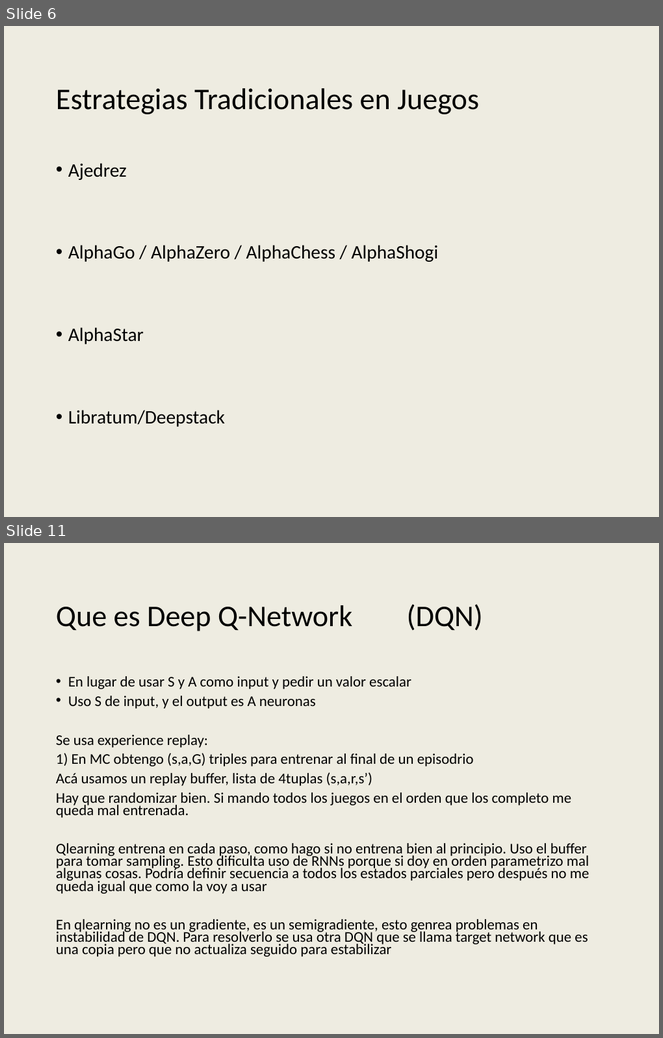
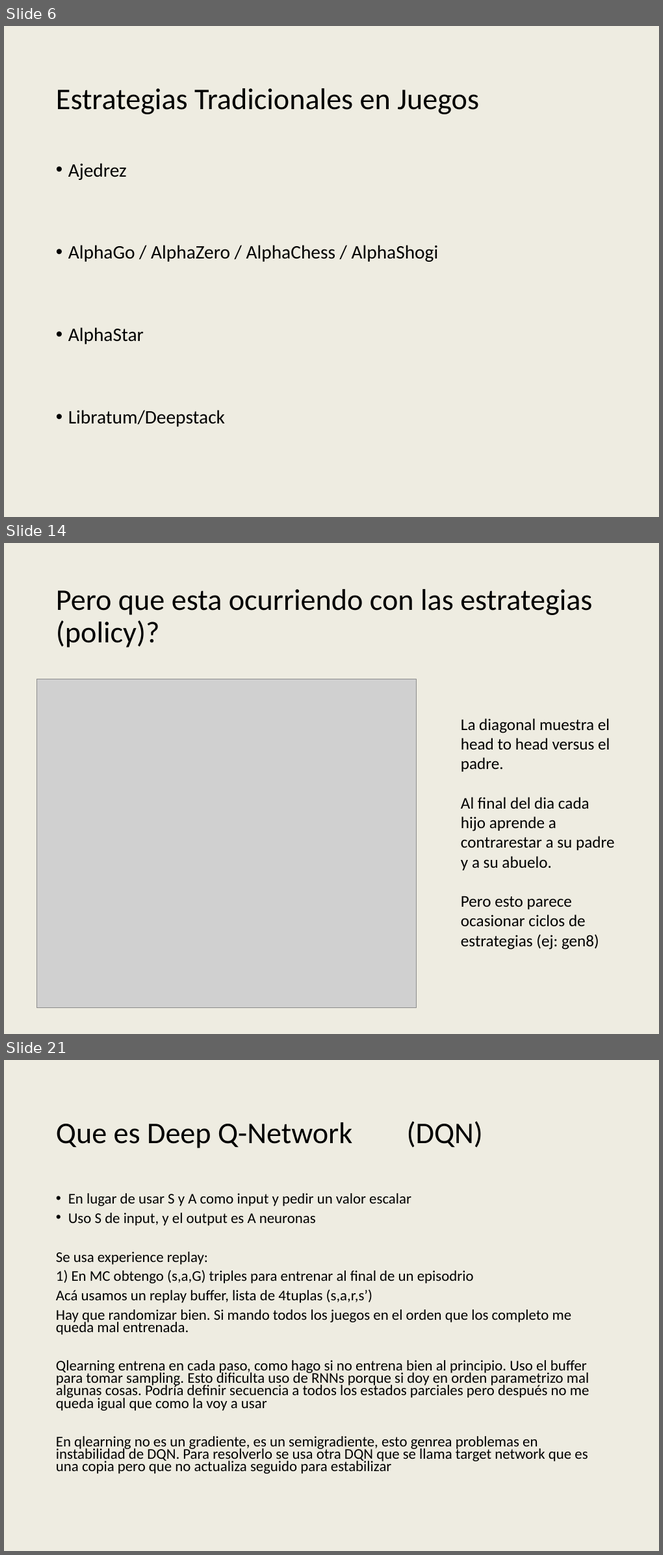
Before and after one commit to AbrojoROU/Truco_DQN, a slide deck: Proyecto IA Digital House v4.pptx. Shown one above the other, each under a label of ours: slides 6 and 11 before the commit, slides 6, 14 and 21 after it; the slides between them are not shown. The pictures are 663x1038 and 663x1555 pixels, drawn with LibreOffice and Linux fonts; fonts in the diff are those of the drawing; grey boxes stand for pictures; background and template pictures are left out. Boxes give left, top, right and bottom in pixels: in the first picture for what was removed or moved away, otherwise in the second. Text is boxed around its words. In the diff, an @@ line names an element or a change of style, - is before the commit and + after.

```diff
--- a/Proyecto IA Digital House v4.pptx
+++ b/Proyecto IA Digital House v4.pptx
@@ slide 14 added at [4,543,659,1034], background #EEECE1 @@
@@ title added at [56,589,592,648], 33 pt, text #000000 @@
+Pero que esta ocurriendo con las estrategias (policy)?
@@ picture added at [36,679,417,1008] @@
@@ text added at [461,719,614,950], 18 pt, text #000000 @@
+La diagonal muestra el head to head versus el padre.
+Al final del dia cada hijo aprende a contrarestar a su padre y a su abuelo.
+Pero esto parece ocasionar ciclos de estrategias (ej: gen8)
@@ what was slide 11 is now slide 21 @@
```
Also in this commit, not shown: 7 slides changed, 8 other slides added, 3 slides removed.
